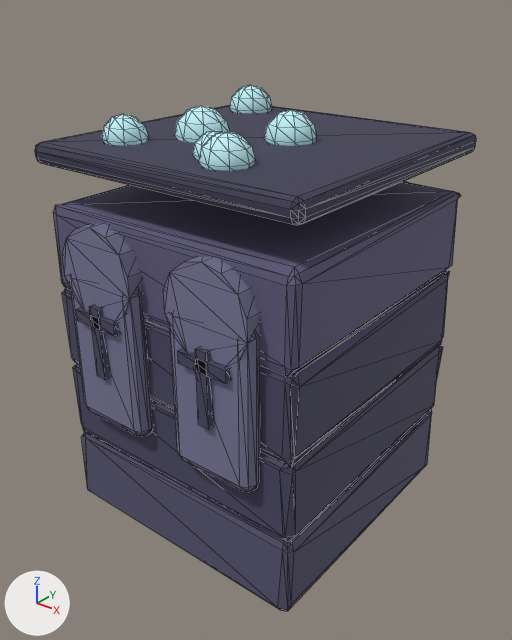
What one commit did to the glTF model docs/assets/gym/gym_wall_ghost_lite.glb.
Both versions are drawn from a camera (50 mm lens) standing at (2.83, -3.61, 3.67) and looking at (0.03, -0.1, 1.49). The axes (+X, +Y, +Z) are drawn at lower left. The lights are the same throughout. The picture after the commit comes second. Mesh edges are drawn as thin lines. Vertices at exactly the same position are counted once.

Before the edit, the objects in view are built like this:
```python
me_cube = bpy.data.meshes.new('Cube')
me_cube.from_pydata(...)  # 932 vertices, 1756 faces; spans x -1.02..1.02, y -1.12..1.12, z 0.0..2.94
me_cube.materials.append(mat_m)
ob_cube = bpy.data.objects.new('Cube', me_cube)
ob_cube.location = (0.0, 0.0, 0.0)
```
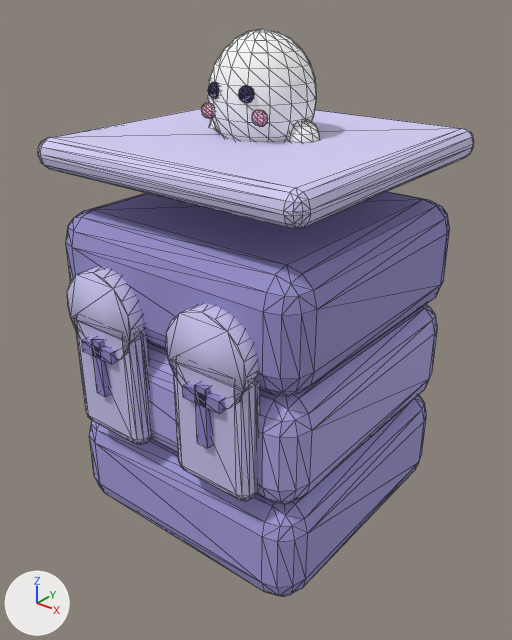
Boxes (x1, y1, x2, y2) around the edits, measured in the pictures (512 x 640 px):
'Cube', reshaped (8% taller): before (35, 85, 476, 611); after (38, 29, 474, 597)
part 1 of me_cube, added (blue): after (67, 266, 145, 356)
part 2 of me_cube, added (blue): after (91, 337, 110, 397)
part 3 of me_cube, added (blue): after (82, 338, 116, 364)
part 4 of me_cube, added (blue): after (166, 304, 259, 404)
part 5 of me_cube, added (blue): after (195, 382, 212, 448)
part 6 of me_cube, added (blue): after (182, 383, 224, 414)
part 7 of me_cube, added: after (208, 29, 316, 142)
part 8 of me_cube, added: after (208, 82, 219, 99)
part 9 of me_cube, added: after (201, 103, 214, 119)
part 10 of me_cube, added: after (238, 85, 254, 103)
part 11 of me_cube, added: after (252, 110, 268, 126)
part 12 of me_cube, added (mostly hidden): after (209, 118, 216, 130)
part 13 of me_cube, added: after (285, 119, 320, 143)
part 14 of me_cube, rebuilt: before (81, 409, 432, 611); after (89, 395, 427, 597)
part 15 of me_cube, rebuilt: before (53, 182, 461, 376); after (66, 192, 450, 396)
part 16 of me_cube, rebuilt: before (73, 346, 443, 543); after (148, 304, 438, 504)
part 17 of me_cube, rebuilt (21% shorter): before (170, 316, 261, 492); after (174, 363, 260, 501)
part 18 of me_cube, rebuilt (6% narrower, 21% shorter): before (71, 278, 153, 436); after (76, 320, 153, 445)
part 19 of me_cube, rebuilt: before (35, 105, 476, 225); after (38, 108, 474, 228)
part 20 of me_cube, deleted (blue): before (62, 85, 450, 467)

Diff of the bpy script that builds the scene:
```diff
--- a/docs/assets/gym/gym_wall_ghost_lite.glb.py
+++ b/docs/assets/gym/gym_wall_ghost_lite.glb.py
@@ me_cube @@
-me_cube.from_pydata(...)  # 932 vertices, 1756 faces; spans x -1.02..1.02, y -1.12..1.12, z 0.0..2.94
+me_cube.from_pydata(...)  # 1482 vertices, 2856 faces; spans x -1.02..1.02, y -1.13..1.13, z 0.0..3.38
+# me_cube part 1: a new loose piece, a 20-sided cylinder along y spanning x -0.75..-0.15, y -1.09..-0.91, z 1.44..2.04, in mat_m
+# me_cube part 2: a new loose piece, a box spanning x -0.49..-0.41, y -1.13..-1.07, z 1.19..1.59, in mat_m
+# me_cube part 3: a new loose piece, a box spanning x -0.59..-0.31, y -1.13..-1.07, z 1.47..1.55, in mat_m
+# me_cube part 4: a new loose piece, a 20-sided cylinder along y spanning x 0.15..0.75, y -1.09..-0.91, z 1.44..2.04, in mat_m
+# me_cube part 5: a new loose piece, a box spanning x 0.41..0.49, y -1.13..-1.07, z 1.19..1.59, in mat_m
+# me_cube part 6: a new loose piece, a box spanning x 0.31..0.59, y -1.13..-1.07, z 1.47..1.55, in mat_m
+# me_cube part 7: a new loose piece, a UV sphere (16 segments, 12 rings, poles along z) spanning x -0.34..0.34, y -0.34..0.34, z 2.6..3.38, in mat_m
+# me_cube part 8: a new loose piece, an icosphere of 80 faces spanning x -0.17..-0.07, y -0.35..-0.25, z 3.0..3.1, in mat_m
+# me_cube part 9: a new loose piece, an icosphere of 80 faces spanning x -0.26..-0.14, y -0.31..-0.25, z 2.872..2.968, in mat_m
+# me_cube part 10: a new loose piece, an icosphere of 80 faces spanning x 0.07..0.17, y -0.35..-0.25, z 3.0..3.1, in mat_m
+# me_cube part 11: a new loose piece, an icosphere of 80 faces spanning x 0.14..0.26, y -0.31..-0.25, z 2.872..2.968, in mat_m
+# me_cube part 12: a new loose piece, a UV sphere (10 segments, 8 rings, poles along z) spanning x -0.41..-0.19, y -0.12..0.12, z 2.65..2.89, in mat_m
+# me_cube part 13: a new loose piece, a UV sphere (10 segments, 8 rings, poles along z) spanning x 0.19..0.41, y -0.12..0.12, z 2.65..2.89, in mat_m
+# me_cube part 14: the loose piece of 56 vertices spanning x -0.99..0.98, y -0.99..0.99, z 0.0..0.62 is rebuilt with 96 vertices and now spans x -0.98..0.98, y -0.98..0.98, z 0.0..0.78
+# me_cube part 15: the loose piece of 56 vertices spanning x -0.99..0.98, y -0.99..0.99, z 1.75..2.37 is rebuilt with 96 vertices and now spans x -0.98..0.98, y -0.98..0.98, z 1.52..2.3
+# me_cube part 16: the loose piece of 56 vertices spanning x -0.98..0.99, y -0.98..0.99, z 0.58..1.2 is rebuilt with 96 vertices and now spans x -0.98..0.98, y -0.98..0.98, z 0.76..1.54
+# me_cube part 17: the loose piece of 56 vertices spanning x 0.14..0.76, y -1.08..-0.92, z 0.91..2.01 is rebuilt with 96 vertices and now spans x 0.15..0.75, y -1.09..-0.91, z 0.84..1.74
+# me_cube part 18: the loose piece of 56 vertices spanning x -0.76..-0.14, y -1.08..-0.92, z 0.91..2.01 is rebuilt with 96 vertices and now spans x -0.75..-0.15, y -1.09..-0.91, z 0.84..1.74
+# me_cube part 19: the loose piece of 56 vertices spanning x -1.02..1.02, y -1.02..1.02, z 2.6..2.74 is rebuilt with 96 vertices and now spans x -1.02..1.02, y -1.02..1.02, z 2.57..2.77
+# me_cube part 20: 19 loose pieces with 484 vertices, spanning x -0.99..0.99, y -1.12..1.12, z 1.16..2.94, are deleted
+# other edits to the shape of me_cube do not show in these pictures
 me_cube.materials.append(mat_m)
```
